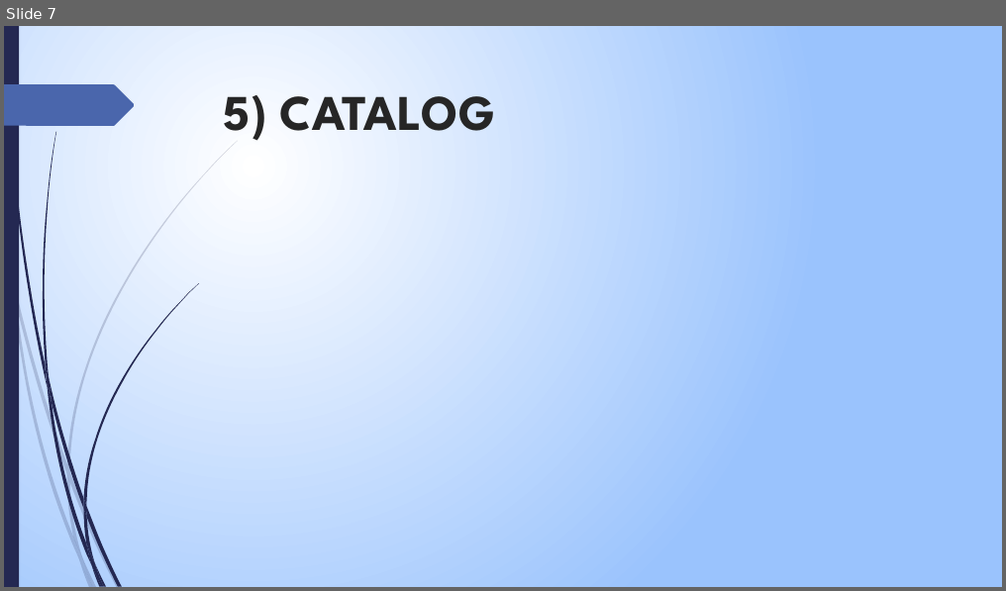
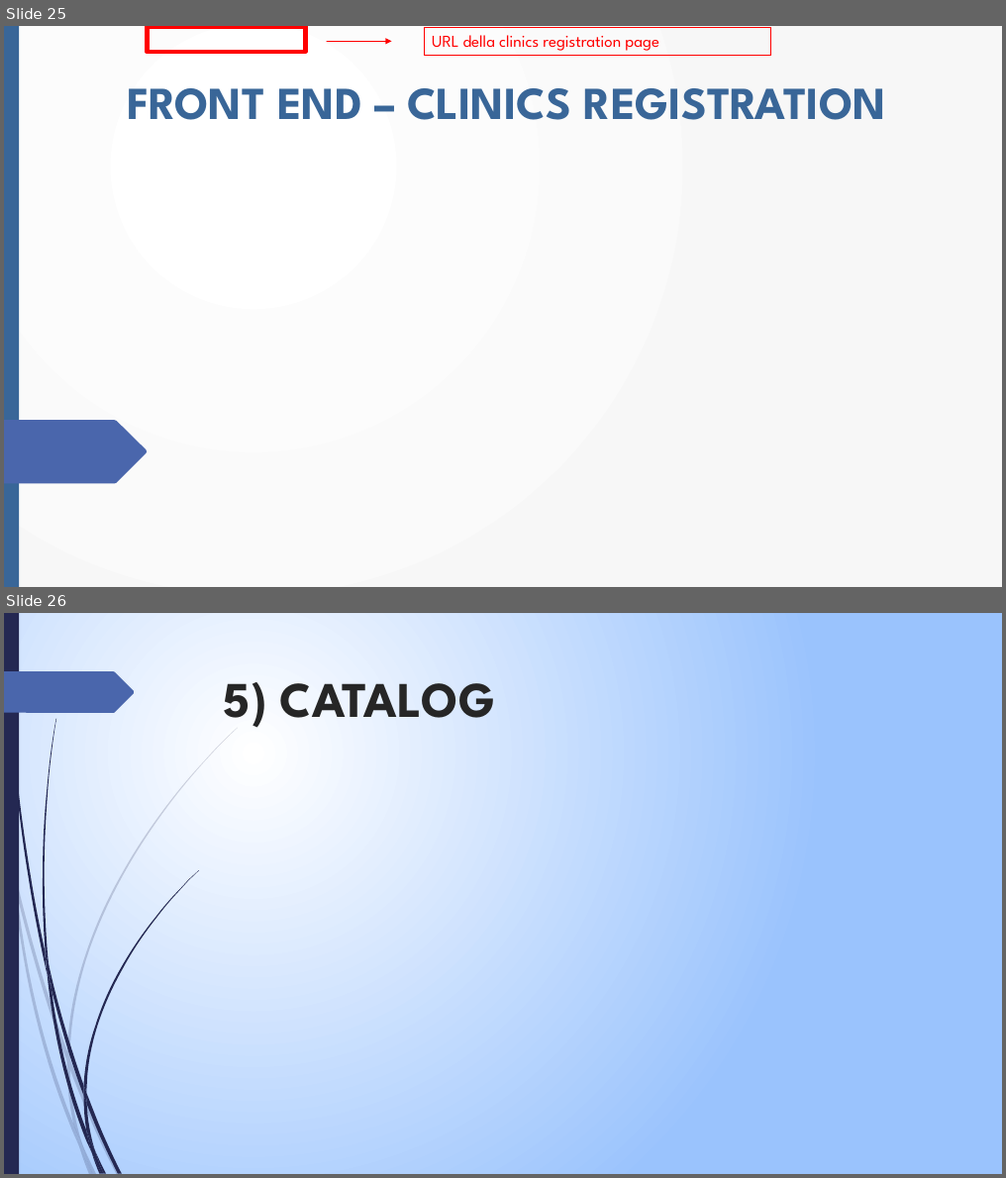
Before and after one commit to edo98811/IoT_project, a slide deck: Documenti/progetto_finale_last.pptx. Shown one above the other, each under a label of ours: slide 7 before the commit, slides 25 and 26 after it. The pictures are 1006x591 and 1006x1178 pixels, drawn with LibreOffice and Linux fonts; fonts in the diff are those of the drawing; background and template pictures are left out. Boxes give left, top, right and bottom in pixels: in the first picture for what was removed or moved away, otherwise in the second. Text is boxed around its words. In the diff, an @@ line names an element or a change of style, - is before the commit and + after.

```diff
--- a/Documenti/progetto_finale_last.pptx
+++ b/Documenti/progetto_finale_last.pptx
@@ slide 25 added at [4,26,1002,587], background picture (left out); not listed: 11 template elements that a slide beside it also shows @@
@@ rectangle added at [4,26,1002,587], fill gradient #FFFFFF to #F8F8F8 @@
@@ rectangle added at [4,26,19,587], fill #396698 @@
@@ rectangle added at [147,27,306,52], outline #FF0000 4.5 pt @@
@@ arrow added from (328, 41) to (392, 41), #FF0000 1.5 pt @@
@@ rectangle added at [425,28,770,55], outline #FF0000 0.75 pt, 16 pt, text #FF0000 @@
+URL della clinics registration page
@@ title added at [128,88,886,120], 44.1 pt, text #396698, bold @@
+FRONT END – CLINICS REGISTRATION
@@ freeform shape added at [4,380,147,444], fill #4A66AC @@
@@ freeform shape added at [4,421,147,484], fill #4A66AC @@
@@ group added at [4,141,238,587]: 10 freeform shapes @@
@@ group added at [6,26,199,587]: 12 freeform shapes @@
@@ what was slide 7 is now slide 26 @@
```
Also in this commit, not shown: 18 other slides added, 1 slide removed.
